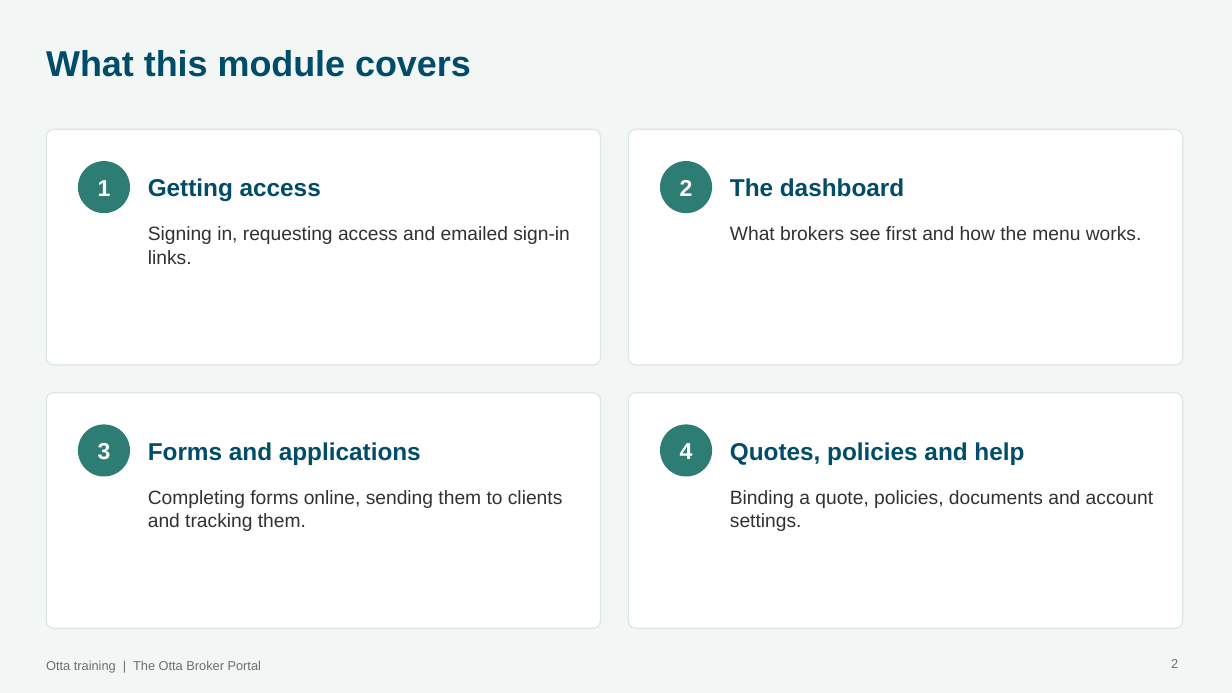
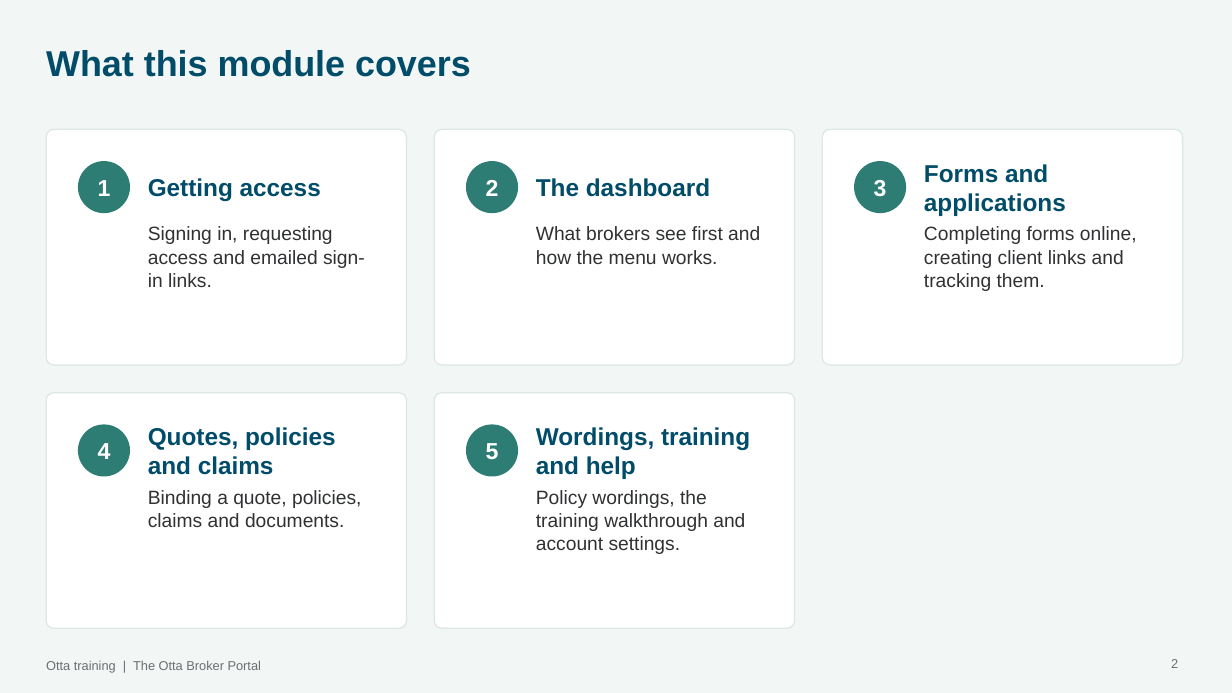
Before and after one commit to rebeccakfurness-boop/otta-MVP, a slide deck: slide 2 of docs/training/Otta training 3 - The broker portal.pptx. Drawn at 1232x693 pixels with LibreOffice and Linux fonts; fonts in the diff are those of the drawing; background and template pictures are left out. Boxes give left, top, right and bottom in pixels: in the first picture for what was removed or moved away, otherwise in the second. Text is boxed around its words. In the diff, an @@ line names an element or a change of style, - is before the commit and + after.

```diff
--- a/docs/training/Otta training 3 - The broker portal.pptx
+++ b/docs/training/Otta training 3 - The broker portal.pptx
@@ rounded rectangle: place and size @@
-rounded rectangle at [46,129,601,365]
+rounded rectangle at [46,129,407,365]
@@ rounded rectangle: place and size @@
-rounded rectangle at [628,129,1183,365]
+rounded rectangle at [434,129,795,365]
@@ rounded rectangle: place and size @@
-rounded rectangle at [46,393,601,628]
+rounded rectangle at [823,129,1183,365]
@@ text "The dashboard": place and size @@
-text "The dashboard" at [730,178,904,197]
+text "The dashboard" at [536,178,710,197]
@@ text "3": place and size @@
-text "3" at [98,443,111,460]
+text "3" at [874,180,887,197]
@@ ellipse added at [855,162,906,213], fill #2E7D74, outline #2E7D74 1 pt @@
@@ text "Forms and applications" rewrapped from [148,442,421,465] to [924,164,1066,216] @@
@@ text "Signing in, requesting access and ..." rewrapped from [148,226,570,264] to [148,226,365,287] @@
@@ text "What brokers see first and ..." rewrapped from [730,226,1142,240] to [536,226,760,264] @@
@@ text at [924,226,1137,291]: text changed @@
-Completing forms online, sending them to clients and tracking them.
+Completing forms online, creating client links and tracking them.
@@ rounded rectangle: place and size @@
-rounded rectangle at [628,393,1183,628]
+rounded rectangle at [46,393,407,628]
@@ rounded rectangle added at [434,393,795,628], fill #FFFFFF, outline #DDE7E5 1 pt @@
@@ text "4": place and size @@
-text "4" at [680,443,693,459]
+text "4" at [98,443,111,459]
@@ text at [148,427,336,475]: text changed @@
-Quotes, policies and help
+Quotes, policies and claims
@@ 2 ellipses, 1 text: place and size @@
-2 ellipses, 1 text at [661,162,712,476]
+2 ellipses, 1 text at [467,162,518,476]
@@ text added at [486,443,499,459], 18 pt, text #FFFFFF, bold @@
+5
@@ text added at [536,427,750,479], 19 pt, text #014C69, bold @@
+Wordings, training and help
@@ text at [148,490,361,527]: text changed @@
-Binding a quote, policies, documents and account settings.
+Binding a quote, policies, claims and documents.
@@ text added at [536,490,745,554], 15 pt, text #303133 @@
+Policy wordings, the training walkthrough and account settings.
```
Also in this commit, not shown: 6 other slides changed, 5 slides added, 36 other files.
